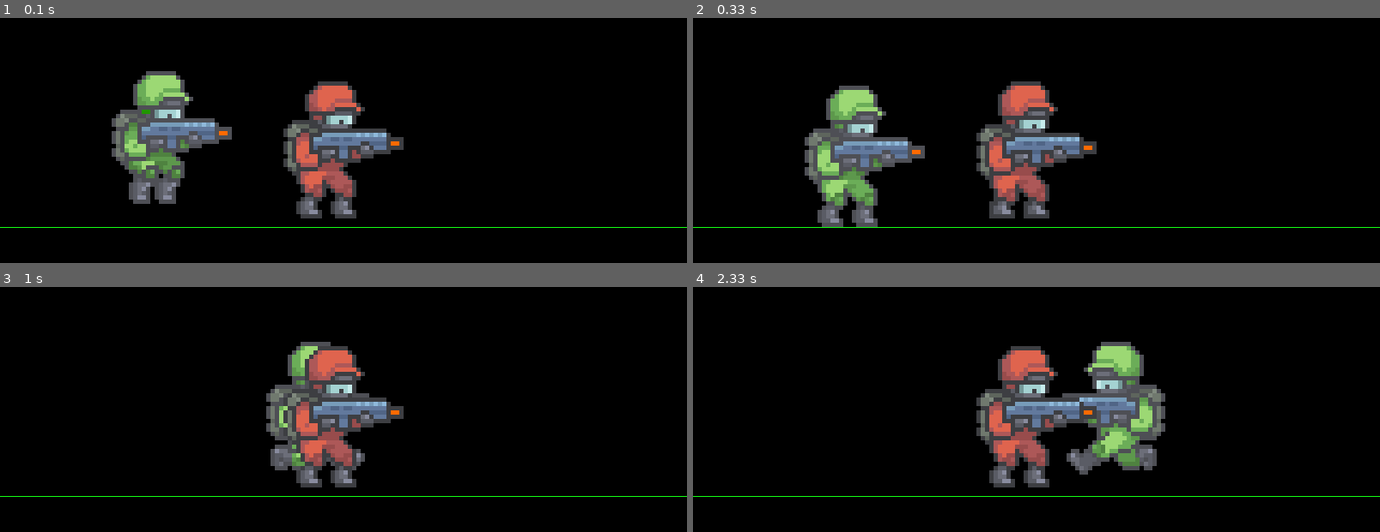
Above: before the commit, frames 1-4 (two rows, left to right).
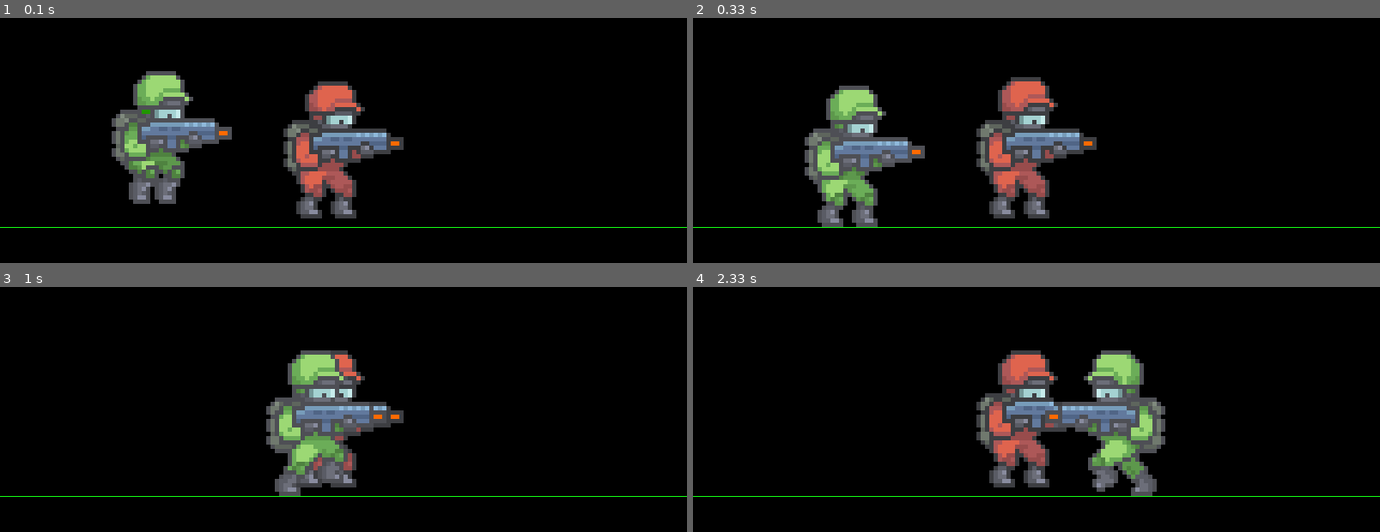
Above: after the commit, the same moments.

Repository: olibark/ALEVEL
Game: pygame game, started from PyGame/PART2ON/main.py
Same seed, same stepped clock (60 frames per second), same inputs: the game is played once before the commit and once after it.
Inputs:
- Up to frame 1 (0.1 s): no input
- Up to frame 2 (0.33 s): no input
- Up to frame 3 (1 s): hold Shift 0.33-0.8 s; hold D 0.33-0.8 s; hold D from 0.83 s (still down); tap Shift at 0.9 s; tap Ctrl at 0.98 s
- Up to frame 4 (2.33 s): tap Shift at 1.2, 1.4, 1.7, 1.9, 2.2 s; release D at 1.3 s; hold D 1.33-1.8 s; tap Space at 1.48 s; hold A from 1.83 s (still down)

Frame 1 is identical in both runs. In frame 2, 3.2% of the frame differs, in the area x 41-59%, y 24-82%; in frame 3, 5.6%; in frame 4, 6.0%, in the area x 41-69%, y 22-86%.

Commit message:
commit, with working death animation

Diff:
--- a/PyGame/PART2ON/loop.py
+++ b/PyGame/PART2ON/loop.py
@@ -1,6 +1,4 @@
-import pygame
-import player as pl
-import init
+import pygame, init
 import constants as c
 import bullet as b
 
@@ -8,7 +6,7 @@
 
     init.drawBG(screen, init.BACKGROUND)  # draw background
     #player and enemy draw order
-    if player.scale > enemy.scale:
+    if player.scale >= enemy.scale:
         enemy.draw(screen)
         player.draw(screen)
     else:
@@ -67,7 +65,5 @@
                 player.movingRight = False
             if event.key == pygame.K_j:
                 c.shooting = False
-            """if event.key == pygame.K_LSHIFT or event.key == pygame.K_LCTRL:
-                player.setScale(5)"""
 
     pygame.display.flip()  #update the display
--- a/PyGame/PART2ON/player.py
+++ b/PyGame/PART2ON/player.py
@@ -31,7 +31,7 @@
         self.updateTime = pygame.time.get_ticks()
 
         #load all images for players
-        animationTypes = ['Idle', 'Run', 'Jump']
+        animationTypes = ['Idle', 'Run', 'Jump', 'Death']
         for animation in animationTypes:
             tempList = []
             #count num of frames in each animation
@@ -136,15 +136,20 @@
 
 
     def updateAnimation(self):
-        #update animation
-        cooldown = 75
+    # Update animation
+        cooldown = 100
         self.image = self.animationList[self.action][self.frameIndex]
 
         if (pygame.time.get_ticks() - self.updateTime) > cooldown:
             self.updateTime = pygame.time.get_ticks()
-            self.frameIndex += 1
-        if self.frameIndex >= len(self.animationList[self.action]):
-            self.frameIndex = 0
+            if self.action == 3:  # 3 = Death
+                if self.frameIndex < len(self.animationList[self.action]) - 1:
+                    self.frameIndex += 1  # Do not loop
+            else:
+                self.frameIndex += 1
+                if self.frameIndex >= len(self.animationList[self.action]):
+                    self.frameIndex = 0
+
 
     def updateAction(self, newAction):
         if newAction != self.action:
